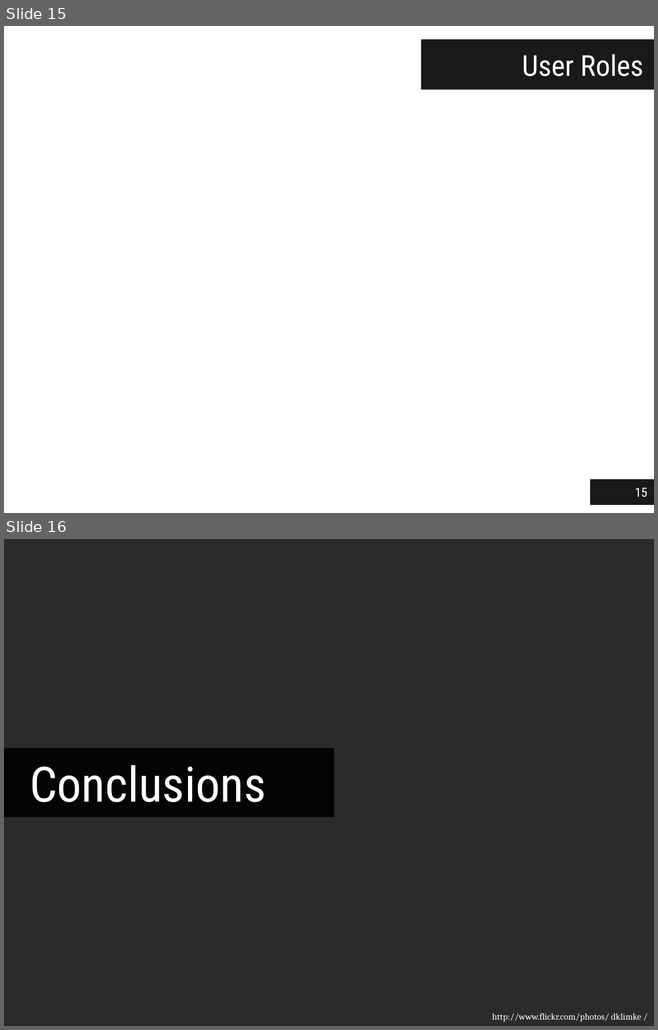
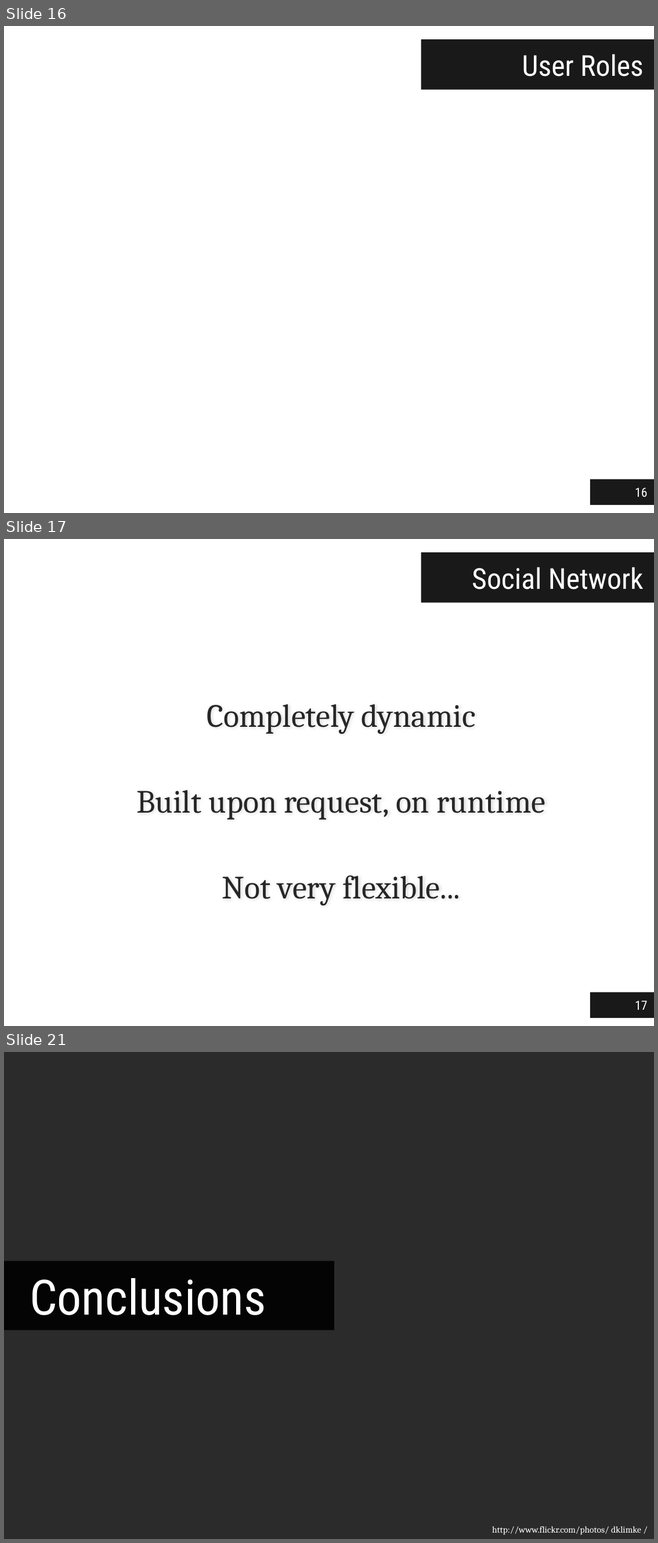
Before and after one commit to jgradim/thesis, a slide deck: presentations/jgradim-presentation.pptx. Shown one above the other, each under a label of ours: slides 15 and 16 before the commit, slides 16, 17 and 21 after it; the slides between them are not shown. The pictures are 658x1030 and 658x1543 pixels, drawn with LibreOffice and Linux fonts; fonts in the diff are those of the drawing; background and template pictures are left out; a plain dark background stands for a picture behind light text. Boxes give left, top, right and bottom in pixels: in the first picture for what was removed or moved away, otherwise in the second. Text is boxed around its words. In the diff, an @@ line names an element or a change of style, - is before the commit and + after.

```diff
--- a/presentations/jgradim-presentation.pptx
+++ b/presentations/jgradim-presentation.pptx
@@ slide 17 added at [4,539,654,1026], background #FFFFFF @@
@@ title added at [421,553,654,603], fill #000000 at 90% opacity, 32 pt, text #FFFFFF @@
+Social Network
@@ text added at [136,704,545,906], 36 pt, text #262626 @@
+Completely dynamic
+Built upon request, on runtime
+Not very flexible...
@@ page number added at [590,993,654,1019], fill #000000 at 90% opacity, 14 pt, text #FFFFFF @@
+17
@@ what was slide 15 is now slide 16 @@
@@ page number at [634,488,647,498]: text changed @@
-15
+16
@@ what was slide 16 is now slide 21 @@
```
Also in this commit, not shown: 4 other slides added.
